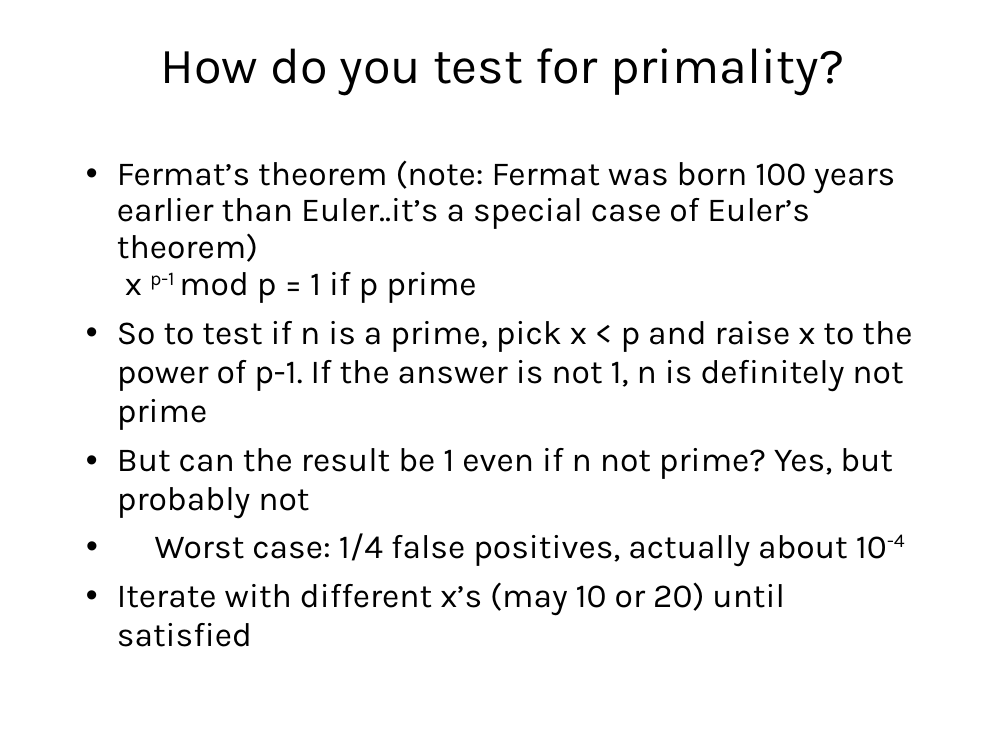
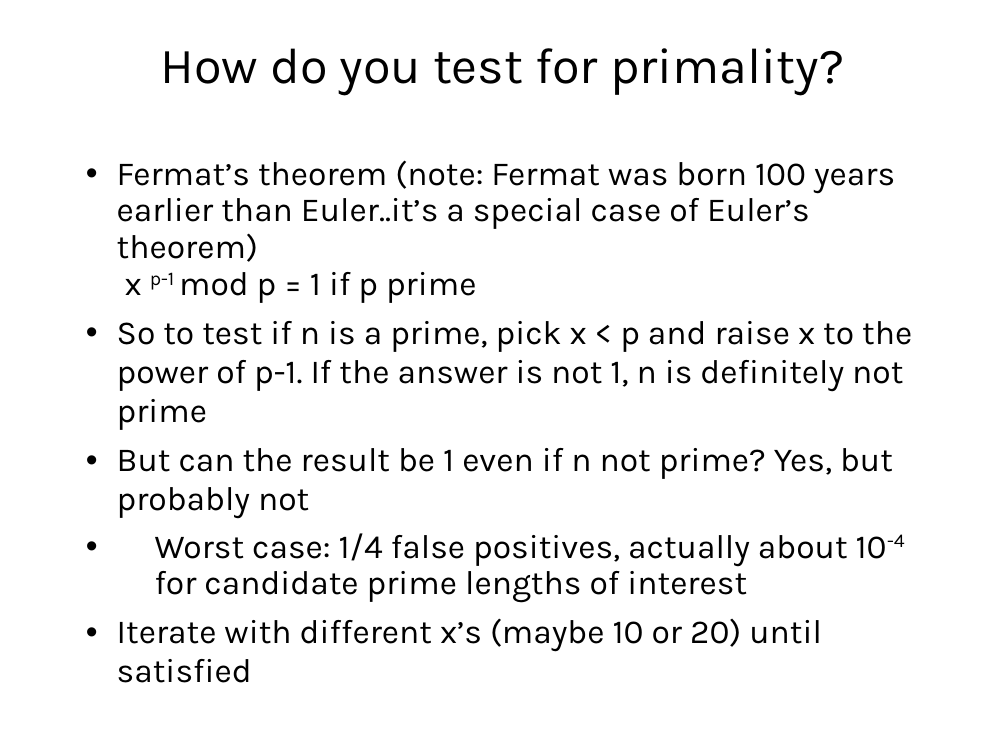
Before and after one commit to sftcd/cs7053, a slide deck: slide 119 of 2016lectures/03-crypto.ppt. Drawn at 1008x756 pixels with LibreOffice and Linux fonts; fonts in the diff are those of the drawing. Boxes give left, top, right and bottom in pixels: in the first picture for what was removed or moved away, otherwise in the second. Text is boxed around its words. In the diff, an @@ line names an element or a change of style, - is before the commit and + after.

```diff
--- a/2016lectures/03-crypto.ppt
+++ b/2016lectures/03-crypto.ppt
@@ text at (117,533,905,683): text changed @@
-• Worst case: 1/4 false positives, actually about 10-4
-• Iterate with different x’s (may 10 or 20) until satisfied
+• Worst case: 1/4 false positives, actually about 10-4 for candidate prime lengths of interest
+• Iterate with different x’s (maybe 10 or 20) until satisfied
```
Also in this commit, not shown: 79 other slides changed, 2 other files.
